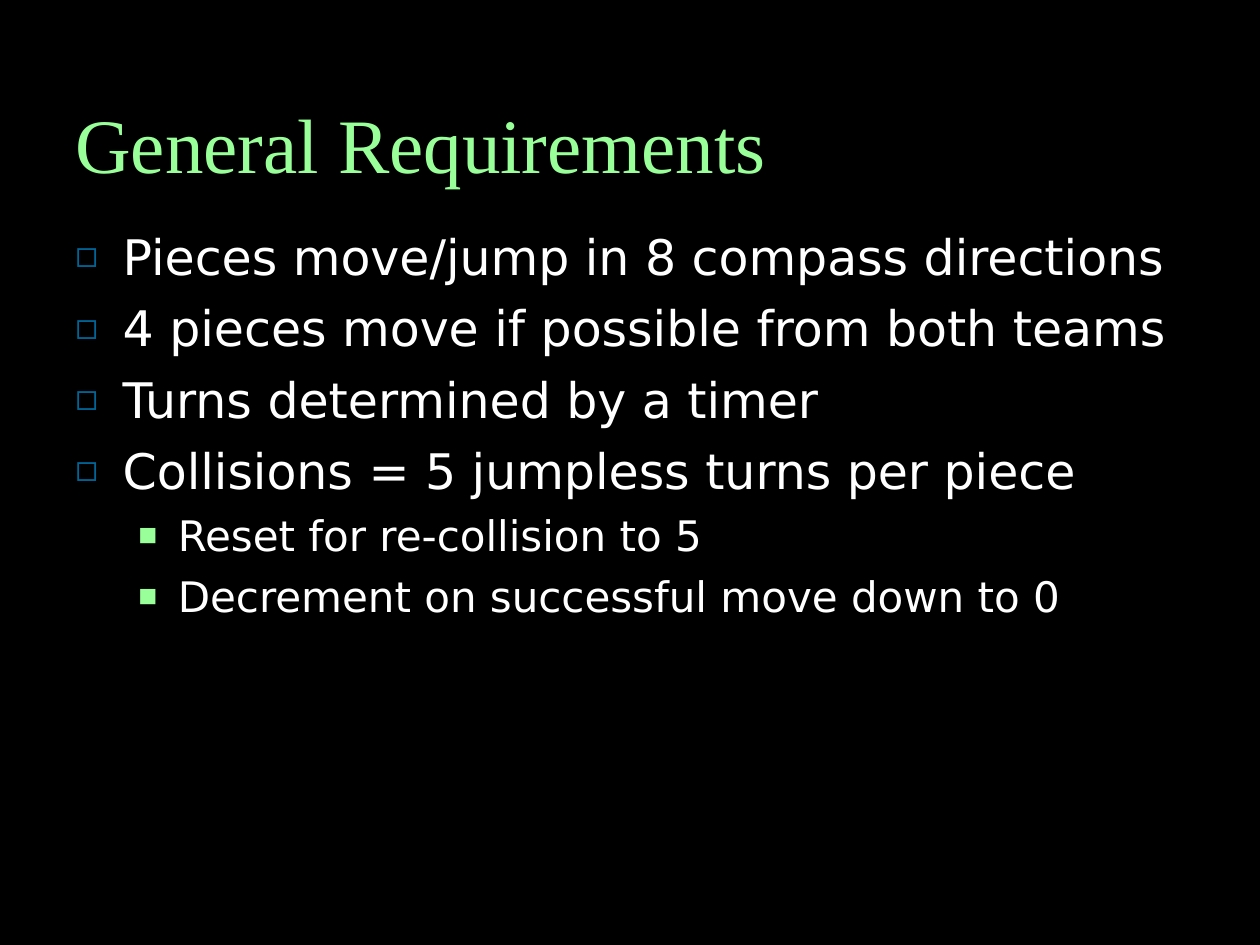
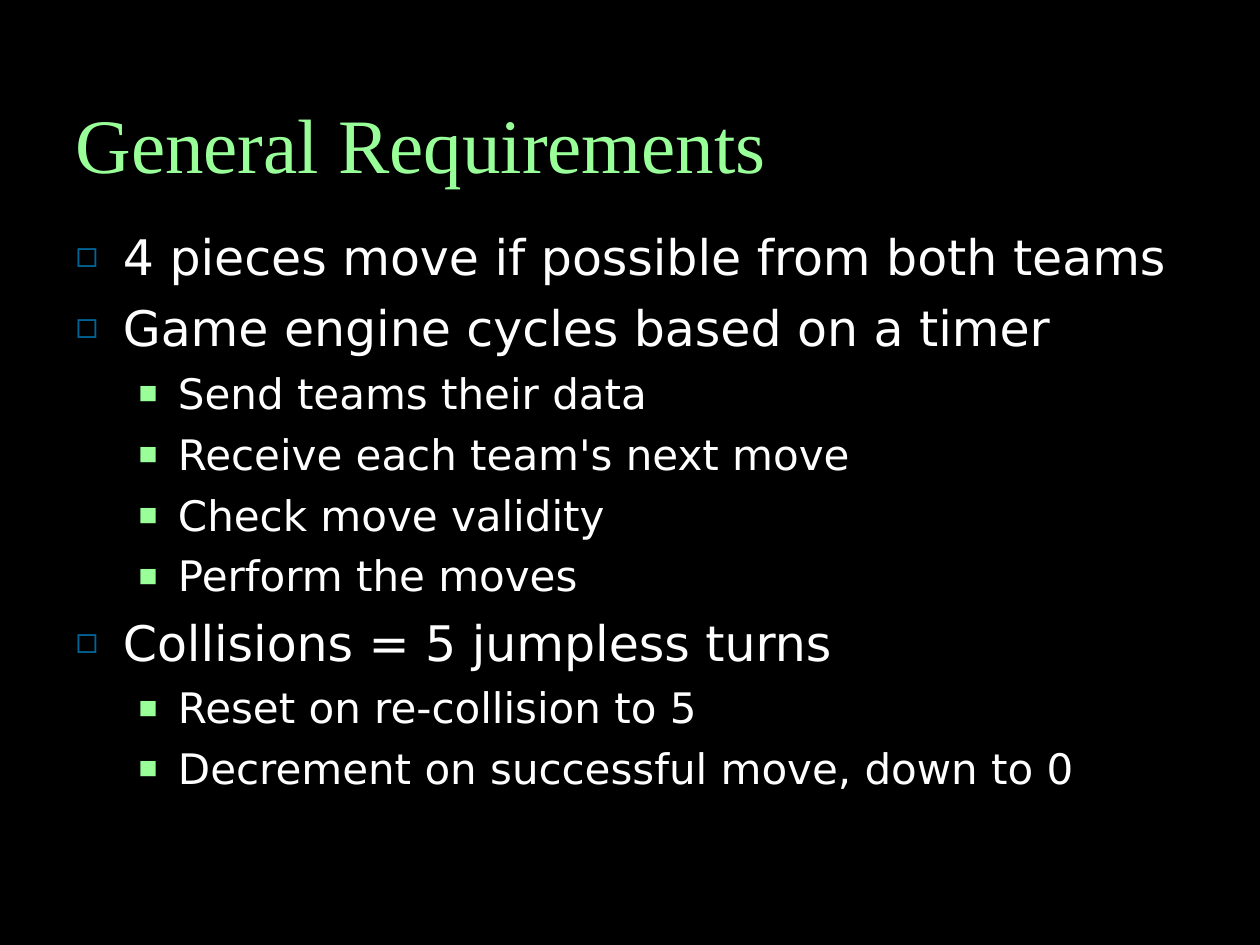
Before and after one commit to vipulkohli/JHalma, a slide deck: slide 2 of JHalmaPres.ppt. Drawn at 1260x945 pixels with LibreOffice and Linux fonts; fonts in the diff are those of the drawing. Boxes give left, top, right and bottom in pixels: in the first picture for what was removed or moved away, otherwise in the second. Text is boxed around its words. In the diff, an @@ line names an element or a change of style, - is before the commit and + after.

Commit message:
updated requirements and presentation

```diff
--- a/JHalmaPres.ppt
+++ b/JHalmaPres.ppt
@@ text at box(123, 237, 1164, 286): paragraph removed @@
-◻ Pieces move/jump in 8 compass directions
@@ text at box(123, 308, 1074, 789): text changed; size 28 to 24 pt @@
-◻ Turns determined by a timer
-◻ Collisions = 5 jumpless turns per piece
-  ■ Reset for re-collision to 5
-  ■ Decrement on successful move down to 0
+◻ Game engine cycles based on a timer
+  ■ Send teams their data
+  ■ Receive each team's next move
+  ■ Check move validity
+  ■ Perform the moves
+◻ Collisions = 5 jumpless turns
+  ■ Reset on re-collision to 5
+  ■ Decrement on successful move, down to 0
```
Also in this commit, not shown: 1 other slide changed, 1 other file.
